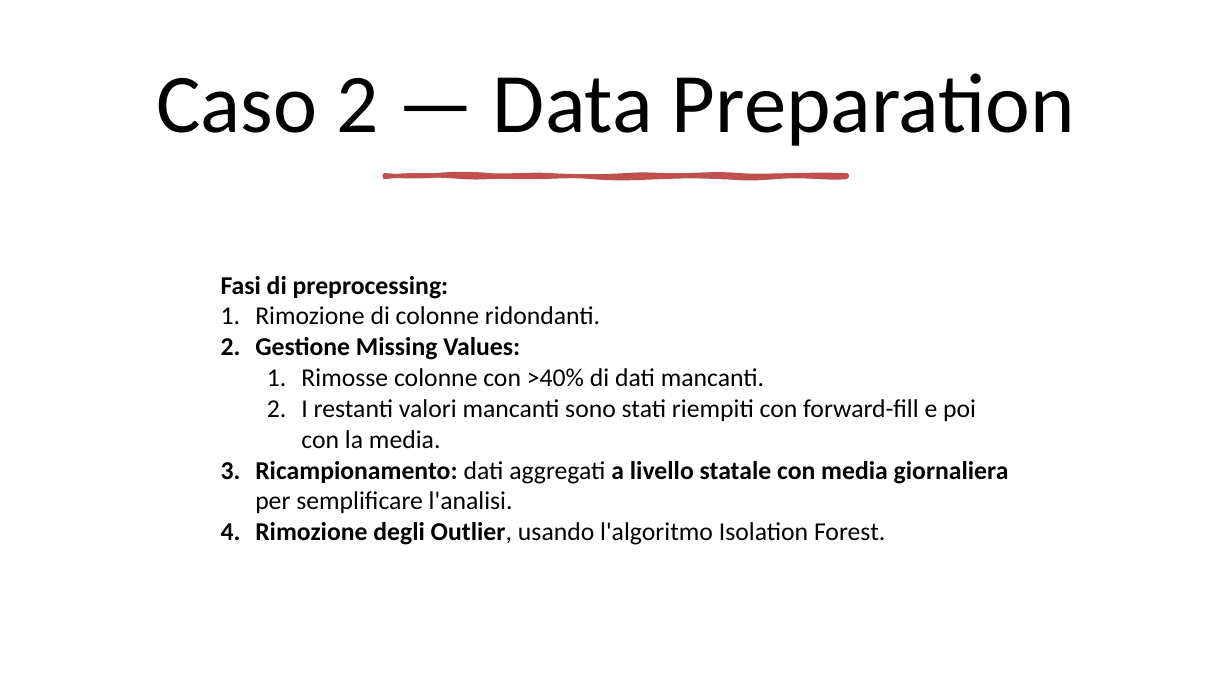
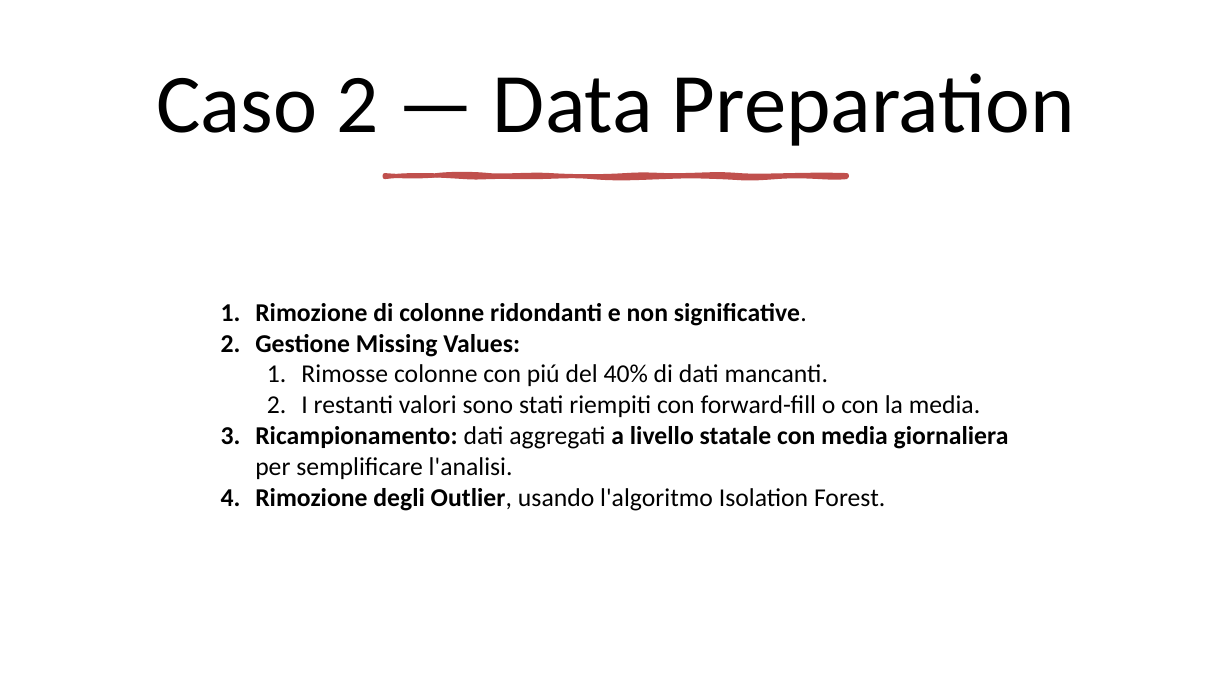
Before and after one commit to mtomas03/Thesis_Paper, a slide deck: slide 15 of Presentation.pptx. Drawn at 1232x693 pixels with LibreOffice and Linux fonts; fonts in the diff are those of the drawing. Boxes give left, top, right and bottom in pixels: in the first picture for what was removed or moved away, otherwise in the second. Text is boxed around its words. In the diff, an @@ line names an element or a change of style, - is before the commit and + after.

Commit message:
Modified Presentation.

```diff
--- a/Presentation.pptx
+++ b/Presentation.pptx
@@ text "Rimozione di colonne ridondanti e ...": place and size @@
-text "Rimozione di colonne ridondanti e ..." at box(221, 276, 1009, 545)
+text "Rimozione di colonne ridondanti e ..." at box(255, 303, 1009, 511)
@@ text at box(255, 303, 807, 326): text changed; bold on @@
-Fasi di preprocessing:
-1. Rimozione di colonne ridondanti.
+1. Rimozione di colonne ridondanti e non significative.
@@ text at box(301, 364, 980, 417): text changed @@
-  1. Rimosse colonne con >40% di dati mancanti.
-  2. I restanti valori mancanti sono stati riempiti con forward-fill e poi con la media.
+  1. Rimosse colonne con piú del 40% di dati mancanti.
+  2. I restanti valori sono stati riempiti con forward-fill o con la media.
```
Also in this commit, not shown: 2 other slides changed, 4 slides added, 1 other file.
